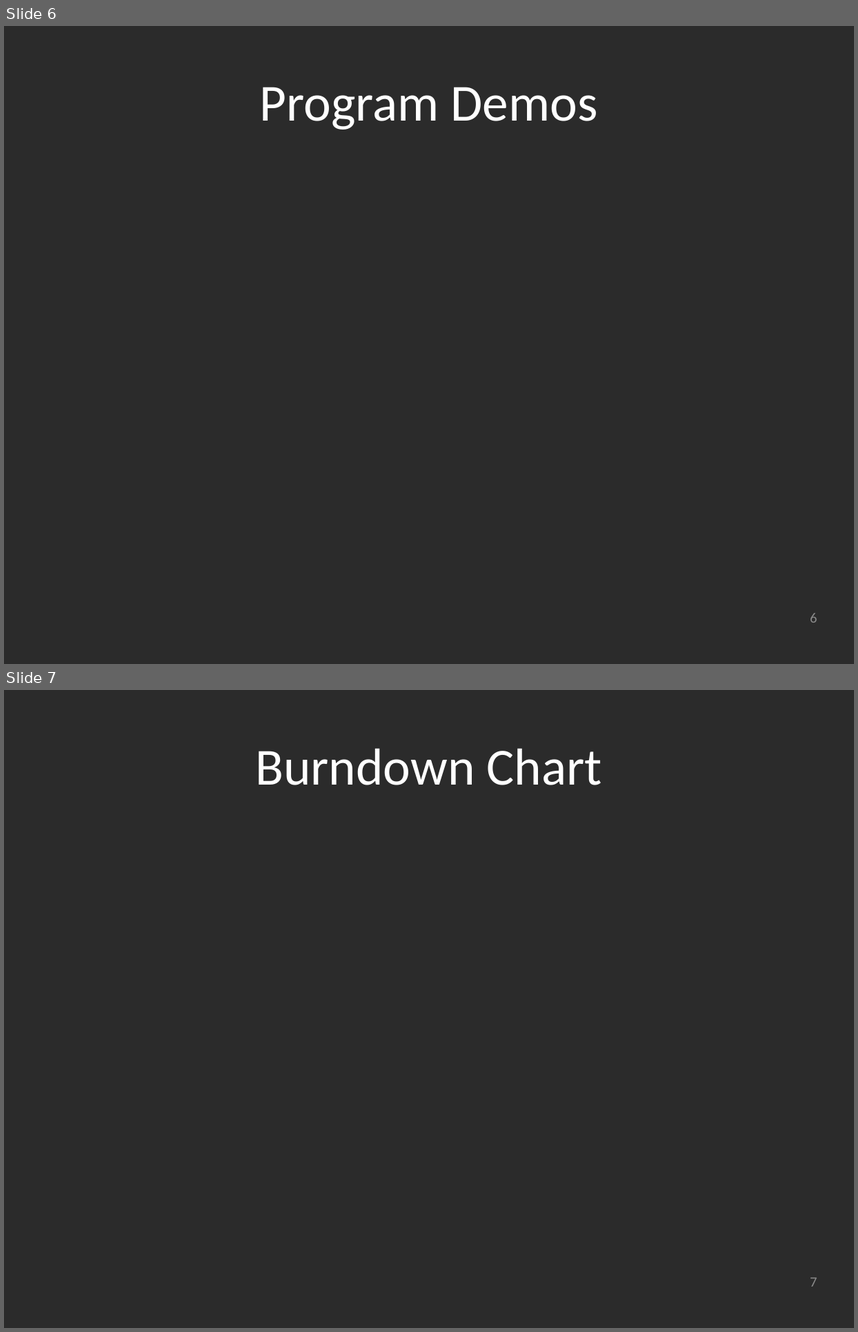
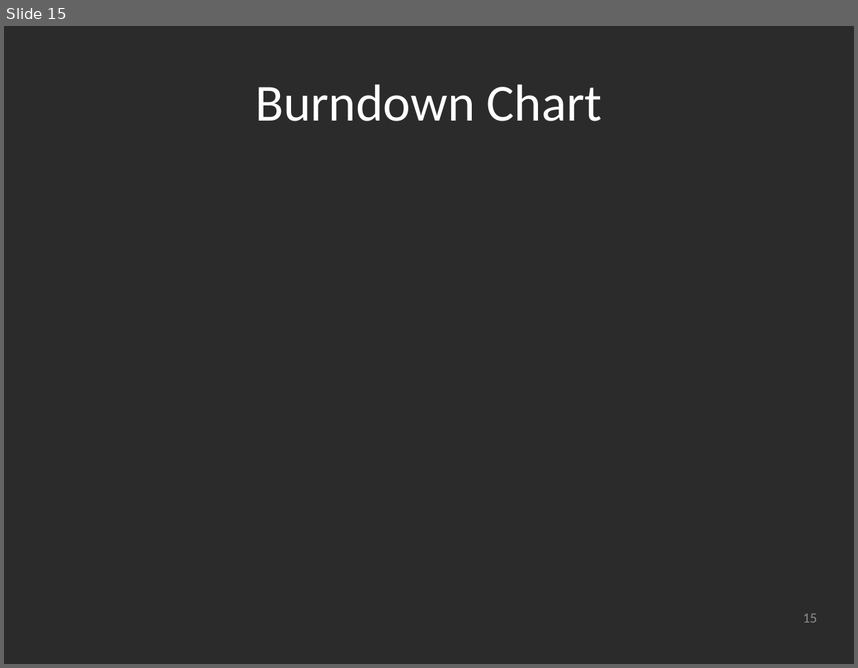
Before and after one commit to SpacemanRiff/spring-semester-project, a slide deck: resources/PowerPoints/Product Release.pptx. Shown one above the other, each under a label of ours: slides 6 and 7 before the commit, slide 15 after it. The pictures are 858x1332 and 858x668 pixels, drawn with LibreOffice and Linux fonts; fonts in the diff are those of the drawing; background and template pictures are left out; a plain dark background stands for a picture behind light text. Boxes give left, top, right and bottom in pixels: in the first picture for what was removed or moved away, otherwise in the second. Text is boxed around its words. In the diff, an @@ line names an element or a change of style, - is before the commit and + after.

```diff
--- a/resources/PowerPoints/Product Release.pptx
+++ b/resources/PowerPoints/Product Release.pptx
@@ slide 6 removed at (x1=4, y1=26, x2=854, y2=664), background picture (left out) @@
@@ title removed at (x1=260, y1=87, x2=598, y2=129) @@
-Program Demos
@@ page number removed at (x1=810, y1=612, x2=817, y2=622) @@
-6
@@ what was slide 7 is now slide 15 @@
@@ page number at (x1=803, y1=613, x2=818, y2=622): text changed @@
-7
+15
```
Also in this commit, not shown: 9 slides added.
